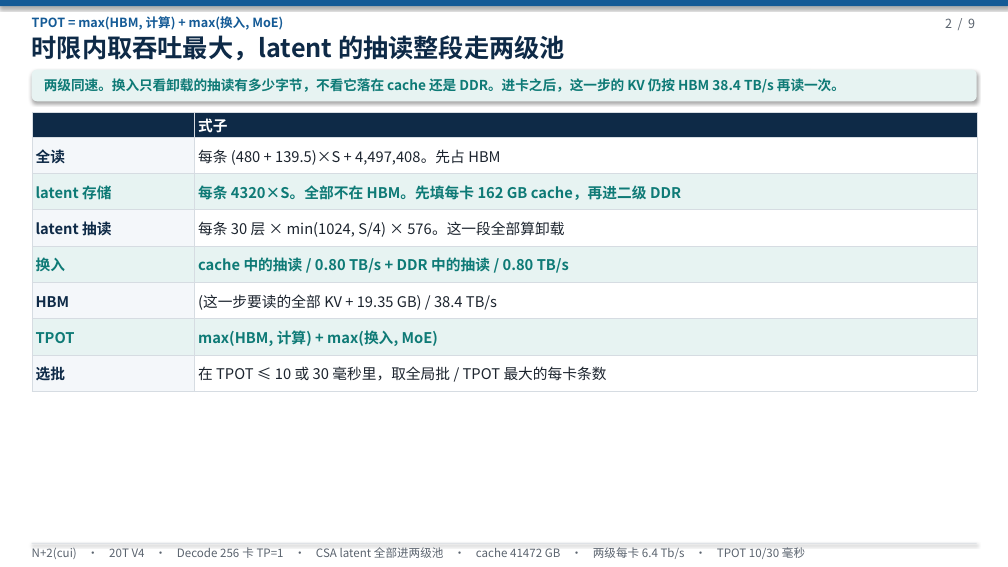
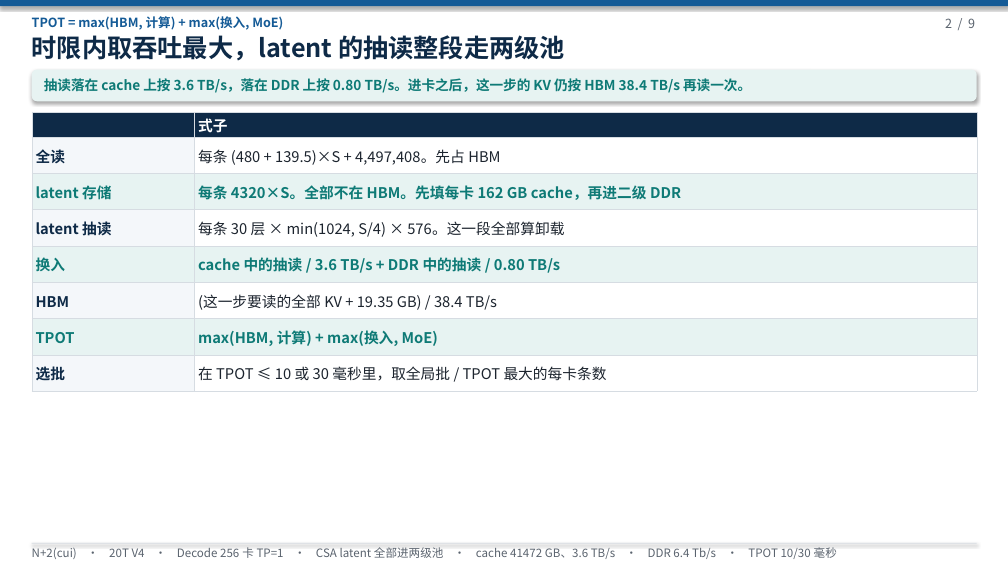
Before and after one commit to 69515164-rgb/UCL-MPComm, a slide deck: slide 2 of docs/N+2(cui)-20T-V4-两级池放CSA LATENT-590A.pptx. Drawn at 1008x567 pixels with LibreOffice and Linux fonts; fonts in the diff are those of the drawing. Boxes give left, top, right and bottom in pixels: in the first picture for what was removed or moved away, otherwise in the second. Text is boxed around its words. In the diff, an @@ line names an element or a change of style, - is before the commit and + after.

```diff
--- a/docs/N+2(cui)-20T-V4-两级池放CSA LATENT-590A.pptx
+++ b/docs/N+2(cui)-20T-V4-两级池放CSA LATENT-590A.pptx
@@ text at [44,78,751,93]: text changed @@
-两级同速。换入只看卸载的抽读有多少字节，不看它落在 cache 还是 DDR。进卡之后，这一步的 KV 仍按 HBM 38.4 TB/s 再读一次。
+抽读落在 cache 上按 3.6 TB/s，落在 DDR 上按 0.80 TB/s。进卡之后，这一步的 KV 仍按 HBM 38.4 TB/s 再读一次。
@@ table at [32,112,977,390] @@
-row 5, column 2: cache 中的抽读 / 0.80 TB/s + DDR 中的抽读 / 0.80 TB/s
+row 5, column 2: cache 中的抽读 / 3.6 TB/s + DDR 中的抽读 / 0.80 TB/s
@@ text at [32,547,837,559]: text changed @@
-N+2(cui) · 20T V4 · Decode 256 卡 TP=1 · CSA latent 全部进两级池 · cache 41472 GB · 两级每卡 6.4 Tb/s · TPOT 10/30 毫秒
+N+2(cui) · 20T V4 · Decode 256 卡 TP=1 · CSA latent 全部进两级池 · cache 41472 GB、3.6 TB/s · DDR 6.4 Tb/s · TPOT 10/30 毫秒
```
Also in this commit, not shown: 8 other slides changed, 1 other file.
